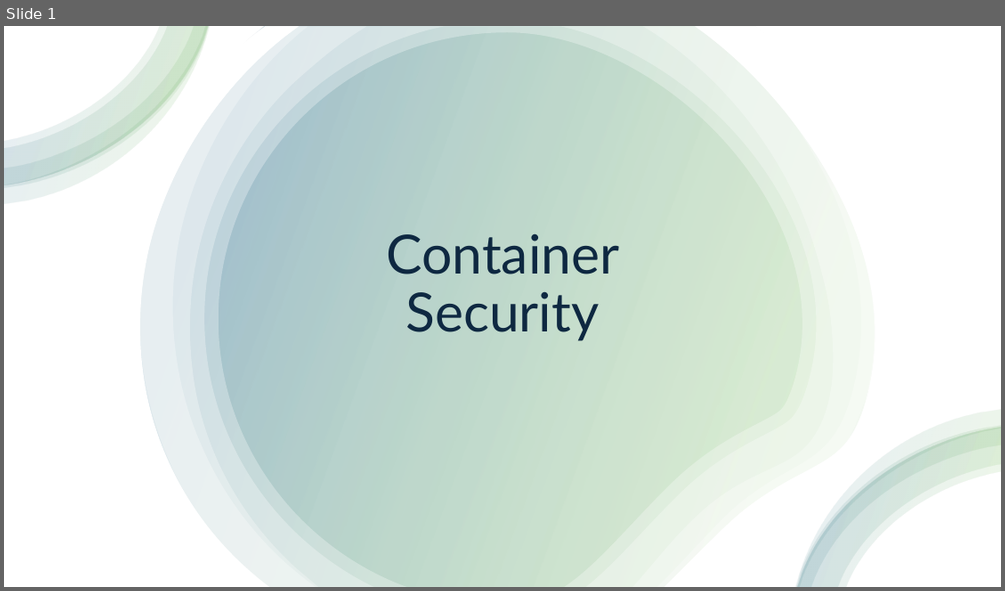
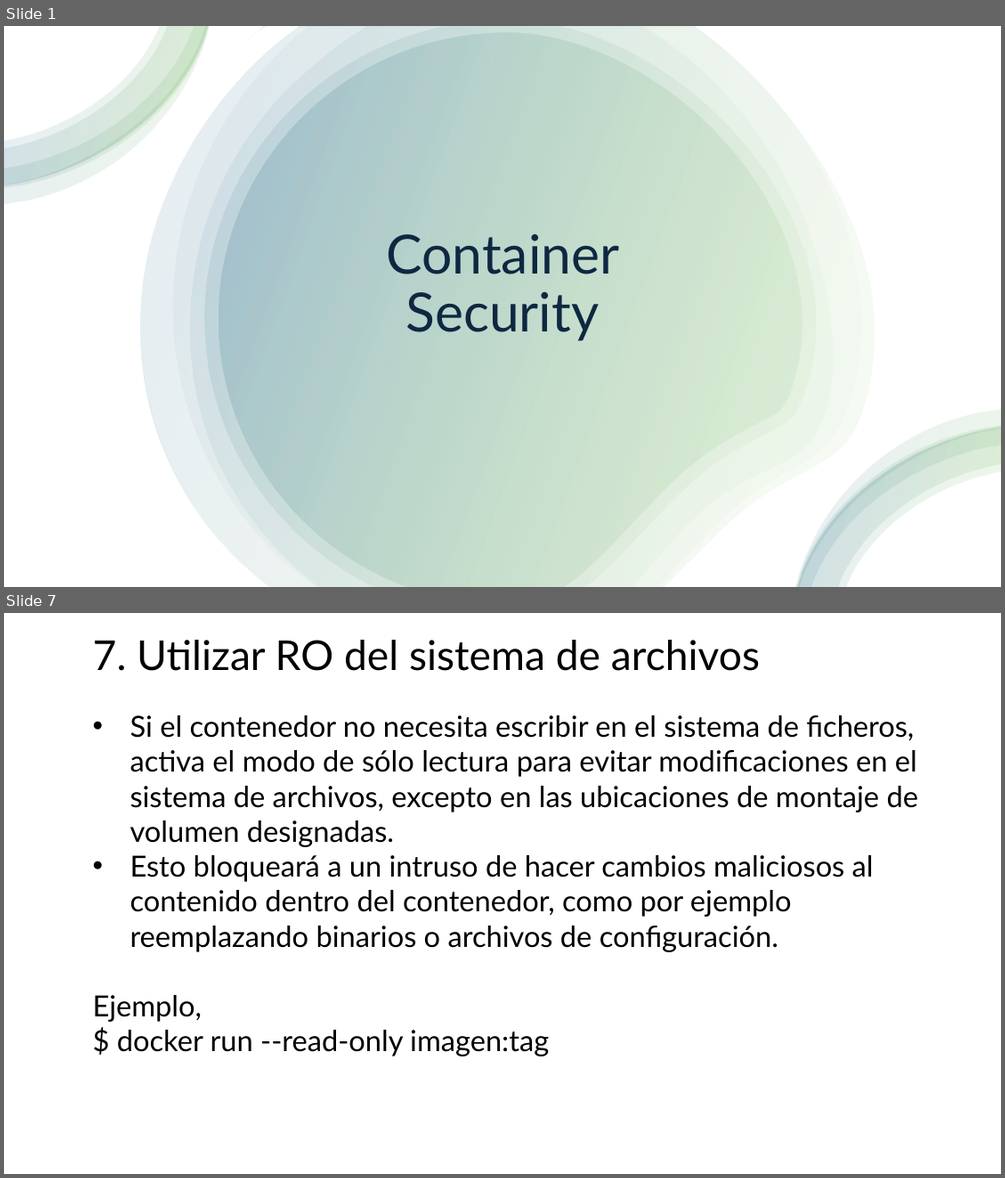
Before and after one commit to jpaniorte/docker25, a slide deck: ppt/6_container_security.pptx. Shown one above the other, each under a label of ours: slide 1 before the commit, slides 1 and 7 after it; the slides between them are not shown. The pictures are 1005x591 and 1005x1178 pixels, drawn with LibreOffice and Linux fonts; fonts in the diff are those of the drawing. Boxes give left, top, right and bottom in pixels: in the first picture for what was removed or moved away, otherwise in the second. Text is boxed around its words. In the diff, an @@ line names an element or a change of style, - is before the commit and + after.

```diff
--- a/ppt/6_container_security.pptx
+++ b/ppt/6_container_security.pptx
@@ slide 7 added at box(4, 613, 1001, 1174), background #FFFFFF @@
@@ title added at box(93, 640, 760, 671), 39.6 pt, text #000000 @@
+7. Utilizar RO del sistema de archivos
@@ text added at box(93, 715, 919, 1056), 28 pt, text #000000 @@
+• Si el contenedor no necesita escribir en el sistema de ficheros, activa el modo de sólo lectura para evitar modificaciones en el sistema de archivos, excepto en las ubicaciones de montaje de volumen designadas.
+• Esto bloqueará a un intruso de hacer cambios maliciosos al contenido dentro del contenedor, como por ejemplo reemplazando binarios o archivos de configuración.
+Ejemplo,
+$ docker run --read-only imagen:tag
```
Also in this commit, not shown: 1 slide changed, 5 other slides added, 5 slides removed, 2 other files.
